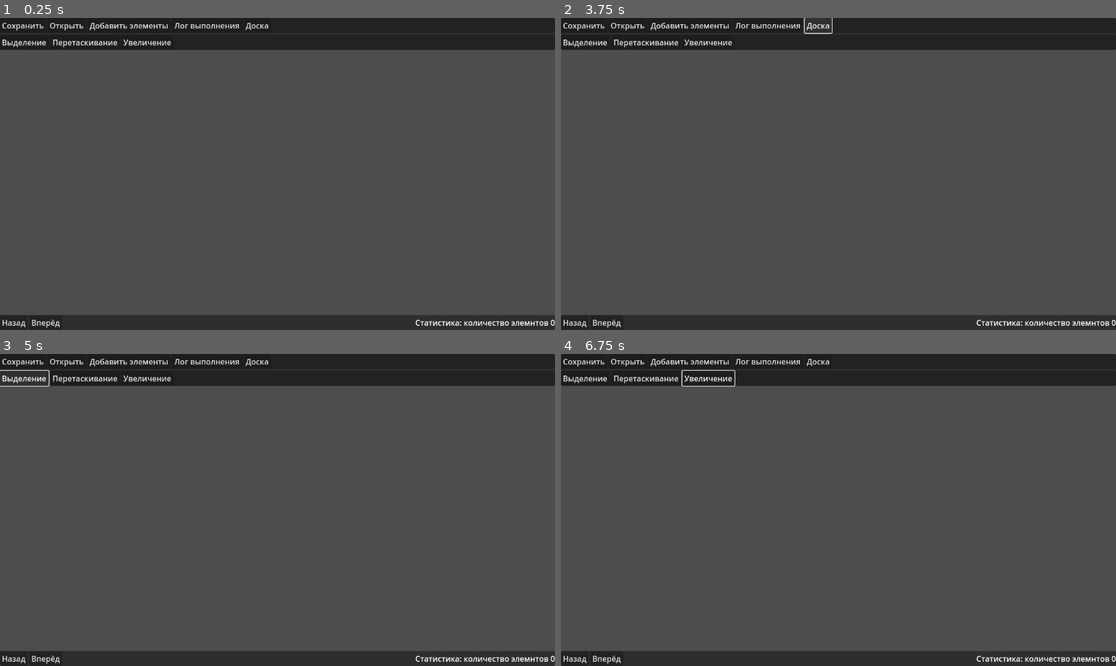
Above: before the commit, frames 1-4 (two rows, left to right).
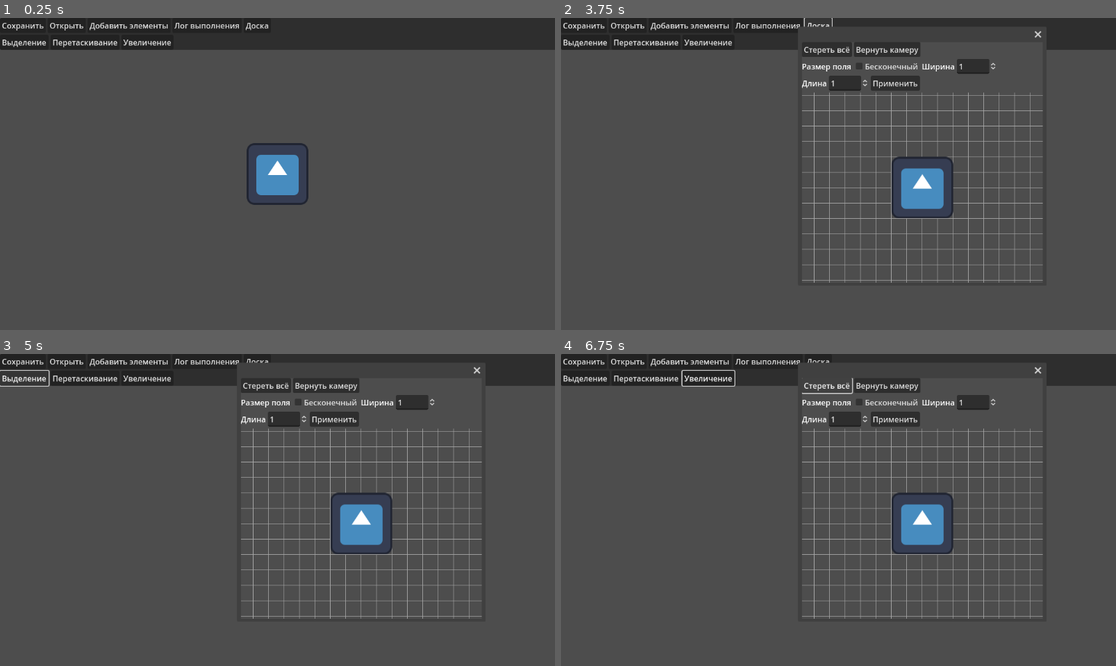
Above: after the commit, the same moments.

Repository: Yutomah/kursovaya
Game: Godot game, scene res://scenes/main_window/main_window.tscn
Two runs of this game, one before a commit and one after it. Both use one fixed random seed, a clock stepped at 60 frames per second and the inputs below. The engine's default icon, where the game draws it, is replaced by a stand-in: a white triangle on a blue panel in a dark square.
Inputs (mouse positions are in pixels of both pictures, inside the frame that each line leads up to):
- Up to frame 1 (0.25 s): no input
- Up to frame 2 (3.75 s): click "Сохранить" at 0.5 s; click "Открыть" at 1.25 s; click "Добавить элементы" at 2 s; click "Лог выполнения" at 2.75 s; click "Доска" at 3.5 s
- Up to frame 3 (5 s): click "Выделение" at 4.25 s
- Up to frame 4 (6.75 s): click "Перетаскивание" at 5 s; click "Увеличение" at 5.75 s; click (827, 385) at 6.5 s, where only the run after the commit has a clickable "Стереть всё"

The runs differ from the first frame. In frame 1, 5.8% of the frame differs, in the area x 0-100%, y 40-100%; in frame 2, 12%; in frame 3, 12%; in frame 4, 12%, in the area x 0-100%, y 2-100%.

Commit message:
draw window is almost done

Diff:
--- a/project.godot
+++ b/project.godot
@@ -15,6 +15,22 @@
 config/features=PackedStringArray("4.2", "Mobile")
 config/icon="res://icon.svg"
 
+[autoload]
+
+GB="*res://scenes/globals/GB.gd"
+
+[display]
+
+window/stretch/scale_mode="integer"
+
+[input]
+
+LKM={
+"deadzone": 0.5,
+"events": [Object(InputEventMouseButton,"resource_local_to_scene":false,"resource_name":"","device":-1,"window_id":0,"alt_pressed":false,"shift_pressed":false,"ctrl_pressed":false,"meta_pressed":false,"button_mask":1,"position":Vector2(101, 13),"global_position":Vector2(104, 45),"factor":1.0,"button_index":1,"canceled":false,"pressed":true,"double_click":false,"script":null)
+]
+}
+
 [rendering]
 
 renderer/rendering_method="mobile"
--- /dev/null
+++ b/scenes/drawing_window/CameraToDefaultButton.gd
@@ -0,0 +1,15 @@
+extends Button
+
+
+# Called when the node enters the scene tree for the first time.
+func _ready():
+	pass # Replace with function body.
+
+
+# Called every frame. 'delta' is the elapsed time since the previous frame.
+func _process(delta):
+	pass
+
+
+func _on_pressed():
+	GB.camera_to_default_wanted.emit()
--- /dev/null
+++ b/scenes/drawing_window/ClearFieldButton.gd
@@ -0,0 +1,15 @@
+extends Button
+
+
+# Called when the node enters the scene tree for the first time.
+func _ready():
+	pass # Replace with function body.
+
+
+# Called every frame. 'delta' is the elapsed time since the previous frame.
+func _process(delta):
+	pass
+
+
+func _on_pressed():
+	GB.clear_field_wanted.emit()
--- /dev/null
+++ b/scenes/drawing_window/FieldSizeApplyButton.gd
@@ -0,0 +1,21 @@
+extends Button
+
+
+# Called when the node enters the scene tree for the first time.
+func _ready():
+	pass # Replace with function body.
+
+
+# Called every frame. 'delta' is the elapsed time since the previous frame.
+func _process(delta):
+	pass
+
+
+func _on_pressed():
+	print($"../InfiniteGridCheckBox".button_pressed)
+	if $"../InfiniteGridCheckBox".button_pressed:
+		GB.change_field_size_wanted.emit($"../InfiniteGridCheckBox".button_pressed, Vector2i(-1,-1))
+	else:
+		var grid_size = Vector2i(int($"../WidthContainer/WidthLineEdit".value),\
+		int($"../HeightContainer/HeightLineEdit".value) )
+		GB.change_field_size_wanted.emit($"../InfiniteGridCheckBox".button_pressed, grid_size)
--- /dev/null
+++ b/scenes/drawing_window/InfiniteGridCheckBox.gd
@@ -0,0 +1,16 @@
+extends CheckBox
+
+
+# Called when the node enters the scene tree for the first time.
+func _ready():
+	pass # Replace with function body.
+
+
+# Called every frame. 'delta' is the elapsed time since the previous frame.
+func _process(delta):
+	pass
+
+
+func _on_toggled(toggled_on):
+	$"../WidthContainer/WidthLineEdit".editable = not toggled_on
+	$"../HeightContainer/HeightLineEdit".editable = not toggled_on
--- /dev/null
+++ b/scenes/drawing_window/drawing_field/Camera2D.gd
@@ -0,0 +1,49 @@
+extends Camera2D
+
+var old_mouse_position:Vector2
+var LKM_pressed:bool = false
+
+var zoom_list = [0.25, 0.5, 1, 2, 4]
+var current_zoom = 2
+var can_zoom:bool = true
+
+func camera_movement():
+	if Input.is_action_just_pressed("LKM") and GB.focus_window == GB.DRAW_WINDOW:
+		LKM_pressed = true
+		old_mouse_position = get_global_mouse_position()
+	if Input.is_action_just_released("LKM"):
+		LKM_pressed = false
+	if LKM_pressed:
+		offset += old_mouse_position - get_global_mouse_position()
+
+func camera_zoom(delta):
+	if can_zoom and (Input.is_key_pressed(KEY_1) or Input.is_key_pressed(KEY_2)):
+		if Input.is_key_pressed(KEY_1) and current_zoom > 0:
+			current_zoom -= 1
+		if Input.is_key_pressed(KEY_2) and current_zoom < 4:
+			current_zoom += 1
+
+		print(1)
+		zoom = zoom_list[current_zoom] * Vector2.ONE
+		can_zoom = false
+		get_tree().create_timer(0.2).timeout.connect(func(): can_zoom = true)
+
+func camera_to_default():
+	offset = Vector2.ZERO
+	current_zoom = 2
+	zoom =  Vector2.ONE * zoom_list[current_zoom]
+
+# Called when the node enters the scene tree for the first time.
+func _ready():
+	GB.camera_to_default_wanted.connect(camera_to_default)
+	pass # Replace with function body.
+
+
+
+# Called every frame. 'delta' is the elapsed time since the previous frame.
+func _process(delta):
+	camera_movement()
+	camera_zoom(delta)
+	if Input.is_key_pressed(KEY_3):
+		camera_to_default()
+	pass
--- /dev/null
+++ b/scenes/drawing_window/drawing_field/FiniteGrid.gd
@@ -0,0 +1,31 @@
+extends Node2D
+
+
+@onready var CELL_SIZE = $"..".CELL_SIZE
+var grid_size:Vector2i = Vector2i(10,10)
+
+func _draw():
+	draw_finite_grid(CELL_SIZE, grid_size, 1)
+	draw_border(CELL_SIZE, grid_size, 4)
+
+func draw_finite_grid(cell_size:int, cell_amount: Vector2i, width:float, color:Color = Color.DARK_GRAY):
+	var begin_grid = Vector2i.ZERO
+	var end_grid = cell_amount * cell_size
+
+	for i in range(cell_amount.x):
+		var begin_line = Vector2(begin_grid.x + i * cell_size, begin_grid.y)
+		var end_line = Vector2(begin_grid.x + i * cell_size, end_grid.y)
+		draw_line(begin_line, end_line, color, width)
+	for i in range(cell_amount.y):
+		var begin_line = Vector2(begin_grid.x, begin_grid.y + cell_size * i)
+		var end_line = Vector2(end_grid.x, begin_grid.y + cell_size * i)
+		draw_line(begin_line, end_line, color, width)
+
+func draw_border(cell_size:int, cell_amount: Vector2i, width:float, color:Color = Color.DARK_RED):
+	var begin_grid = Vector2i.ZERO
+	var end_grid = cell_amount * cell_size
+
+	draw_line(begin_grid, Vector2i(end_grid.x, begin_grid.y), color, width)
+	draw_line(begin_grid, Vector2i(begin_grid.x, end_grid.y), color, width)
+	draw_line(Vector2i(begin_grid.x, end_grid.y), end_grid, color, width)
+	draw_line(Vector2i(end_grid.x, begin_grid.y), end_grid, color, width)
--- /dev/null
+++ b/scenes/drawing_window/drawing_field/Grid.gd
@@ -0,0 +1,27 @@
+extends Node2D
+
+const CELL_SIZE:int = 32
+
+var is_inf_grid:bool = true:
+	set(value):
+		if value:
+			$InfiniteGrid.show()
+			$FiniteGrid.hide()
+		else:
+			$InfiniteGrid.hide()
+			$FiniteGrid.queue_redraw()
+			$FiniteGrid.show()
+
+func on_change_field_size_wanted(is_inf_grid:bool, grid_size:Vector2i):
+	if not is_inf_grid:
+		$FiniteGrid.grid_size = grid_size
+	self.is_inf_grid = is_inf_grid
+
+func _ready():
+	GB.change_field_size_wanted.connect(on_change_field_size_wanted)
+
+func _process(delta):
+	if is_inf_grid:
+		var grid_x = int($"../Camera2D".offset.x / CELL_SIZE) * CELL_SIZE
+		var grid_y = int($"../Camera2D".offset.y / CELL_SIZE) * CELL_SIZE
+		$InfiniteGrid.position = Vector2(grid_x, grid_y)
--- /dev/null
+++ b/scenes/drawing_window/drawing_field/InfiniteGrid.gd
@@ -0,0 +1,24 @@
+extends Node2D
+
+@onready var  CELL_SIZE = $"..".CELL_SIZE
+const CELL_AMOUNT:int = 200
+
+
+
+func _draw():
+	draw_inf_grid(CELL_SIZE, CELL_AMOUNT, 1)
+
+
+
+func draw_inf_grid(cell_size:int, cell_amount:int, width:float = 1, color:Color = Color.DARK_GRAY)->void:
+	var begin_grid = Vector2.ONE * cell_size * cell_amount/2 * -1
+	var end_grid = Vector2.ONE * cell_size * cell_amount/2
+
+	for i in range(cell_amount):
+		var begin_line = Vector2(begin_grid.x + i * cell_size, begin_grid.y)
+		var end_line = Vector2(begin_grid.x + i * cell_size, end_grid.y)
+		draw_line(begin_line, end_line, color, width)
+
+		begin_line = Vector2(begin_grid.x, begin_grid.y + cell_size * i)
+		end_line = Vector2(end_grid.x, begin_grid.y + cell_size * i)
+		draw_line(begin_line, end_line, color, width)
--- a/scenes/drawing_window/drawing_field/drawing_field.gd
+++ b/scenes/drawing_window/drawing_field/drawing_field.gd
@@ -1,14 +1,10 @@
 extends Node2D
 
-var grid_size:int = 32
 
-func draw_color_line(from: Vector2, direction :Vector2, color: Color):
-	var line = Line2D.new()
-	line.points = PackedVector2Array([from, from + direction * grid_size])
-	line.width = 1
-	line.default_color = color
-	$Lines.add_child(line)
-	return
+
+func _process(delta):
+	pass
+
 
 func _ready():
-	draw_color_line(Vector2(100, 100), Vector2.LEFT, Color(0.5, 0.9, 0.1))
+	pass
--- a/scenes/drawing_window/drawing_field/drawing_field.tscn
+++ b/scenes/drawing_window/drawing_field/drawing_field.tscn
@@ -1,8 +1,27 @@
-[gd_scene load_steps=2 format=3 uid="uid://drbicnlpm8ygd"]
+[gd_scene load_steps=7 format=3 uid="uid://drbicnlpm8ygd"]
 
 [ext_resource type="Script" path="res://scenes/drawing_window/drawing_field/drawing_field.gd" id="1_011a4"]
+[ext_resource type="Script" path="res://scenes/drawing_window/drawing_field/Grid.gd" id="2_5b4a7"]
+[ext_resource type="Texture2D" uid="uid://c0h62ncn8qhas" path="res://icon.svg" id="2_jlins"]
+[ext_resource type="Script" path="res://scenes/drawing_window/drawing_field/Camera2D.gd" id="2_mn0gb"]
+[ext_resource type="Script" path="res://scenes/drawing_window/drawing_field/FiniteGrid.gd" id="4_im5yk"]
+[ext_resource type="Script" path="res://scenes/drawing_window/drawing_field/InfiniteGrid.gd" id="4_opjhw"]
 
 [node name="DrawingField" type="Node2D"]
 script = ExtResource("1_011a4")
 
-[node name="Lines" type="Node2D" parent="."]
+[node name="Camera2D" type="Camera2D" parent="."]
+script = ExtResource("2_mn0gb")
+
+[node name="Grid" type="Node2D" parent="."]
+script = ExtResource("2_5b4a7")
+
+[node name="InfiniteGrid" type="Node2D" parent="Grid"]
+script = ExtResource("4_opjhw")
+
+[node name="FiniteGrid" type="Node2D" parent="Grid"]
+visible = false
+script = ExtResource("4_im5yk")
+
+[node name="Sprite2D" type="Sprite2D" parent="."]
+texture = ExtResource("2_jlins")
--- a/scenes/drawing_window/drawing_window.gd
+++ b/scenes/drawing_window/drawing_window.gd
@@ -1 +1,25 @@
-extends Node2D
+extends Window
+
+
+
+# Called when the node enters the scene tree for the first time.
+func _ready():
+	GB.change_drawing_window_vision.connect(func(): visible = not visible)
+
+
+# Called every frame. 'delta' is the elapsed time since the previous frame.
+func _process(delta):
+
+	pass
+
+
+func _on_close_requested():
+	visible = false
+
+
+func _on_gui_focus_changed(node):
+	print("inside ", node)
+
+
+func _on_mouse_entered():
+	GB.focus_window = GB.DRAW_WINDOW
--- a/scenes/drawing_window/drawing_window.tscn
+++ b/scenes/drawing_window/drawing_window.tscn
@@ -1,8 +1,95 @@
-[gd_scene load_steps=2 format=3 uid="uid://cvbehmxilpdh2"]
+[gd_scene load_steps=7 format=3 uid="uid://cvbehmxilpdh2"]
 
-[ext_resource type="Script" path="res://scenes/drawing_window/drawing_window.gd" id="1_b7f5b"]
+[ext_resource type="Script" path="res://scenes/drawing_window/InfiniteGridCheckBox.gd" id="1_a68to"]
+[ext_resource type="Script" path="res://scenes/drawing_window/ClearFieldButton.gd" id="1_o5a3g"]
+[ext_resource type="Script" path="res://scenes/drawing_window/drawing_window.gd" id="1_pusqv"]
+[ext_resource type="Script" path="res://scenes/drawing_window/CameraToDefaultButton.gd" id="2_d31vs"]
+[ext_resource type="PackedScene" uid="uid://drbicnlpm8ygd" path="res://scenes/drawing_window/drawing_field/drawing_field.tscn" id="2_ecuwn"]
+[ext_resource type="Script" path="res://scenes/drawing_window/FieldSizeApplyButton.gd" id="4_ceo65"]
 
-[node name="DrawingWindow" type="Control"]
-layout_mode = 3
-anchors_preset = 0
-script = ExtResource("1_b7f5b")
+[node name="DrawingWindow" type="Window"]
+position = Vector2i(500, 50)
+size = Vector2i(500, 500)
+wrap_controls = true
+script = ExtResource("1_pusqv")
+
+[node name="CanvasLayer" type="CanvasLayer" parent="."]
+
+[node name="VBoxContainer" type="VBoxContainer" parent="CanvasLayer"]
+anchors_preset = 15
+anchor_right = 1.0
+anchor_bottom = 1.0
+
+[node name="HBoxContainer" type="HFlowContainer" parent="CanvasLayer/VBoxContainer"]
+layout_mode = 2
+
+[node name="ClearFieldButton" type="Button" parent="CanvasLayer/VBoxContainer/HBoxContainer"]
+layout_mode = 2
+text = "Стереть всё"
+script = ExtResource("1_o5a3g")
+
+[node name="CameraToDefaultButton" type="Button" parent="CanvasLayer/VBoxContainer/HBoxContainer"]
+layout_mode = 2
+text = "Вернуть камеру"
+script = ExtResource("2_d31vs")
+
+[node name="FieldSizeContainer" type="HFlowContainer" parent="CanvasLayer/VBoxContainer"]
+layout_mode = 2
+
+[node name="FieldSizeLabel" type="Label" parent="CanvasLayer/VBoxContainer/FieldSizeContainer"]
+layout_mode = 2
+text = "Размер поля"
+
+[node name="InfiniteGridCheckBox" type="CheckBox" parent="CanvasLayer/VBoxContainer/FieldSizeContainer"]
+layout_mode = 2
+text = "Бесконечный"
+script = ExtResource("1_a68to")
+
+[node name="WidthContainer" type="HBoxContainer" parent="CanvasLayer/VBoxContainer/FieldSizeContainer"]
+layout_mode = 2
+
+[node name="WidthLabel" type="Label" parent="CanvasLayer/VBoxContainer/FieldSizeContainer/WidthContainer"]
+layout_mode = 2
+text = "Ширина"
+
+[node name="WidthLineEdit" type="SpinBox" parent="CanvasLayer/VBoxContainer/FieldSizeContainer/WidthContainer"]
+layout_mode = 2
+min_value = 1.0
+value = 1.0
+
+[node name="HeightContainer" type="HBoxContainer" parent="CanvasLayer/VBoxContainer/FieldSizeContainer"]
+layout_mode = 2
+
+[node name="HeightLabel" type="Label" parent="CanvasLayer/VBoxContainer/FieldSizeContainer/HeightContainer"]
+layout_mode = 2
+text = "Длина"
+
+[node name="HeightLineEdit" type="SpinBox" parent="CanvasLayer/VBoxContainer/FieldSizeContainer/HeightContainer"]
+layout_mode = 2
+min_value = 1.0
+value = 1.0
+
+[node name="FieldSizeApplyButton" type="Button" parent="CanvasLayer/VBoxContainer/FieldSizeContainer"]
+layout_mode = 2
+text = "Применить"
+script = ExtResource("4_ceo65")
+
+[node name="SubViewportContainer" type="SubViewportContainer" parent="CanvasLayer/VBoxContainer"]
+layout_mode = 2
+size_flags_vertical = 3
+stretch = true
+
+[node name="SubViewport" type="SubViewport" parent="CanvasLayer/VBoxContainer/SubViewportContainer"]
+handle_input_locally = false
+size = Vector2i(500, 395)
+render_target_update_mode = 4
+
+[node name="DrawingField" parent="CanvasLayer/VBoxContainer/SubViewportContainer/SubViewport" instance=ExtResource("2_ecuwn")]
+
+[connection signal="close_requested" from="." to="." method="_on_close_requested"]
+[connection signal="gui_focus_changed" from="." to="." method="_on_gui_focus_changed"]
+[connection signal="mouse_entered" from="." to="." method="_on_mouse_entered"]
+[connection signal="pressed" from="CanvasLayer/VBoxContainer/HBoxContainer/ClearFieldButton" to="CanvasLayer/VBoxContainer/HBoxContainer/ClearFieldButton" method="_on_pressed"]
+[connection signal="pressed" from="CanvasLayer/VBoxContainer/HBoxContainer/CameraToDefaultButton" to="CanvasLayer/VBoxContainer/HBoxContainer/CameraToDefaultButton" method="_on_pressed"]
+[connection signal="toggled" from="CanvasLayer/VBoxContainer/FieldSizeContainer/InfiniteGridCheckBox" to="CanvasLayer/VBoxContainer/FieldSizeContainer/InfiniteGridCheckBox" method="_on_toggled"]
+[connection signal="pressed" from="CanvasLayer/VBoxContainer/FieldSizeContainer/FieldSizeApplyButton" to="CanvasLayer/VBoxContainer/FieldSizeContainer/FieldSizeApplyButton" method="_on_pressed"]
--- /dev/null
+++ b/scenes/globals/GB.gd
@@ -0,0 +1,9 @@
+extends Node
+
+signal clear_field_wanted
+signal camera_to_default_wanted
+signal change_field_size_wanted(is_infinite:bool, size:Vector2i)
+signal change_drawing_window_vision
+
+enum {MAIN_WINDOW, DRAW_WINDOW}
+var focus_window = MAIN_WINDOW
--- /dev/null
+++ b/scenes/main_window/Camera2D.gd
@@ -0,0 +1,21 @@
+extends Camera2D
+
+var old_mouse_position:Vector2
+var LKM_pressed:bool = false
+# Called when the node enters the scene tree for the first time.
+func _ready():
+	pass # Replace with function body.
+
+
+# Called every frame. 'delta' is the elapsed time since the previous frame.
+func _process(delta):
+	camera_movement()
+
+func camera_movement():
+	if Input.is_action_just_pressed("LKM") and GB.focus_window == GB.MAIN_WINDOW:
+		LKM_pressed = true
+		old_mouse_position = get_global_mouse_position()
+	if Input.is_action_just_released("LKM"):
+		LKM_pressed = false
+	if LKM_pressed:
+		offset += old_mouse_position - get_global_mouse_position()
--- /dev/null
+++ b/scenes/main_window/Control.gd
@@ -0,0 +1,11 @@
+extends Control
+
+
+# Called when the node enters the scene tree for the first time.
+func _ready():
+	pass # Replace with function body.
+
+
+# Called every frame. 'delta' is the elapsed time since the previous frame.
+func _process(delta):
+	pass
--- /dev/null
+++ b/scenes/main_window/main_window.gd
@@ -0,0 +1,12 @@
+extends Node2D
+
+func _ready():
+	get_viewport().gui_focus_changed.connect(func(node): print("outside ",node))
+
+
+
+
+
+
+func _on_control_mouse_entered():
+	GB.focus_window = GB.MAIN_WINDOW
--- a/scenes/main_window/main_window.tscn
+++ b/scenes/main_window/main_window.tscn
@@ -1,13 +1,45 @@
-[gd_scene load_steps=3 format=3 uid="uid://cdc5qxhxp27cy"]
+[gd_scene load_steps=8 format=3 uid="uid://cdc5qxhxp27cy"]
 
+[ext_resource type="Script" path="res://scenes/main_window/main_window.gd" id="1_rbayp"]
 [ext_resource type="PackedScene" uid="uid://bseqanhbkxpgw" path="res://scenes/main_window/top_bar/main_window_top_bar.tscn" id="1_y748h"]
+[ext_resource type="Script" path="res://scenes/main_window/Control.gd" id="2_egbop"]
 [ext_resource type="PackedScene" uid="uid://bpxtayo5uy4gy" path="res://scenes/main_window/foot_bar/main_window_foot_bar.tscn" id="2_scasd"]
+[ext_resource type="PackedScene" uid="uid://cvbehmxilpdh2" path="res://scenes/drawing_window/drawing_window.tscn" id="3_h70fp"]
+[ext_resource type="Script" path="res://scenes/main_window/Camera2D.gd" id="4_yntj6"]
+[ext_resource type="Texture2D" uid="uid://c0h62ncn8qhas" path="res://icon.svg" id="5_waxp4"]
 
 [node name="MainWindow" type="Node2D"]
+script = ExtResource("1_rbayp")
 
 [node name="HUD" type="CanvasLayer" parent="."]
 
-[node name="MainWindowTopBar" parent="HUD" instance=ExtResource("1_y748h")]
+[node name="Control" type="Control" parent="HUD"]
+layout_mode = 3
+anchors_preset = 15
+anchor_right = 1.0
+anchor_bottom = 1.0
+grow_horizontal = 2
+grow_vertical = 2
+script = ExtResource("2_egbop")
+
+[node name="MainWindowTopBar" parent="HUD/Control" instance=ExtResource("1_y748h")]
+layout_mode = 1
+offset_right = 132.0
 offset_bottom = 66.0
 
-[node name="MainWindowFootBar" parent="HUD" instance=ExtResource("2_scasd")]
+[node name="MainWindowFootBar" parent="HUD/Control" instance=ExtResource("2_scasd")]
+layout_mode = 1
+offset_top = 577.0
+offset_right = 250.0
+offset_bottom = 608.0
+
+[node name="DrawingWindow" parent="." instance=ExtResource("3_h70fp")]
+visible = false
+
+[node name="Camera2D" type="Camera2D" parent="."]
+script = ExtResource("4_yntj6")
+
+[node name="Sprite2D" type="Sprite2D" parent="."]
+texture = ExtResource("5_waxp4")
+
+[connection signal="mouse_entered" from="HUD/Control" to="." method="_on_control_mouse_entered"]
--- /dev/null
+++ b/scenes/main_window/top_bar/DrawingWindowOpenButton.gd
@@ -0,0 +1,15 @@
+extends Button
+
+
+# Called when the node enters the scene tree for the first time.
+func _ready():
+	pass # Replace with function body.
+
+
+# Called every frame. 'delta' is the elapsed time since the previous frame.
+func _process(delta):
+	pass
+
+
+func _on_pressed():
+	GB.change_drawing_window_vision.emit()
--- a/scenes/main_window/top_bar/main_window_top_bar.tscn
+++ b/scenes/main_window/top_bar/main_window_top_bar.tscn
@@ -1,7 +1,6 @@
-[gd_scene load_steps=3 format=3 uid="uid://bseqanhbkxpgw"]
+[gd_scene load_steps=2 format=3 uid="uid://bseqanhbkxpgw"]
 
-[ext_resource type="PackedScene" uid="uid://cgfi0o2ukf7x5" path="res://scenes/main_window/top_bar/menu_bar/main_window_menu_bar.tscn" id="1_dasvo"]
-[ext_resource type="PackedScene" uid="uid://d1bps8gdh6bcs" path="res://scenes/main_window/top_bar/tool_bar/main_window_tool_bar.tscn" id="2_buphm"]
+[ext_resource type="Script" path="res://scenes/main_window/top_bar/DrawingWindowOpenButton.gd" id="1_nf6rh"]
 
 [node name="MainWindowTopBar" type="PanelContainer"]
 anchors_preset = 10
@@ -12,8 +11,43 @@
 [node name="VBoxContainer" type="VBoxContainer" parent="."]
 layout_mode = 2
 
-[node name="PanelContainer" parent="VBoxContainer" instance=ExtResource("1_dasvo")]
+[node name="MainWindowMenuBar" type="HFlowContainer" parent="VBoxContainer"]
 layout_mode = 2
 
-[node name="MainWindowToolBar" parent="VBoxContainer" instance=ExtResource("2_buphm")]
+[node name="SaveButton" type="Button" parent="VBoxContainer/MainWindowMenuBar"]
 layout_mode = 2
+text = "Сохранить"
+
+[node name="OpenProgrammsButton" type="Button" parent="VBoxContainer/MainWindowMenuBar"]
+layout_mode = 2
+text = "Открыть"
+
+[node name="ElementsButton" type="Button" parent="VBoxContainer/MainWindowMenuBar"]
+layout_mode = 2
+text = "Добавить элементы"
+
+[node name="LogsButton" type="Button" parent="VBoxContainer/MainWindowMenuBar"]
+layout_mode = 2
+text = "Лог выполнения"
+
+[node name="DrawingWindowOpenButton" type="Button" parent="VBoxContainer/MainWindowMenuBar"]
+layout_mode = 2
+text = "Доска"
+script = ExtResource("1_nf6rh")
+
+[node name="MainWindowToolBar" type="HFlowContainer" parent="VBoxContainer"]
+layout_mode = 2
+
+[node name="SelectionButton" type="Button" parent="VBoxContainer/MainWindowToolBar"]
+layout_mode = 2
+text = "Выделение"
+
+[node name="HandButton" type="Button" parent="VBoxContainer/MainWindowToolBar"]
+layout_mode = 2
+text = "Перетаскивание"
+
+[node name="ZoomButton" type="Button" parent="VBoxContainer/MainWindowToolBar"]
+layout_mode = 2
+text = "Увеличение"
+
+[connection signal="pressed" from="VBoxContainer/MainWindowMenuBar/DrawingWindowOpenButton" to="VBoxContainer/MainWindowMenuBar/DrawingWindowOpenButton" method="_on_pressed"]
